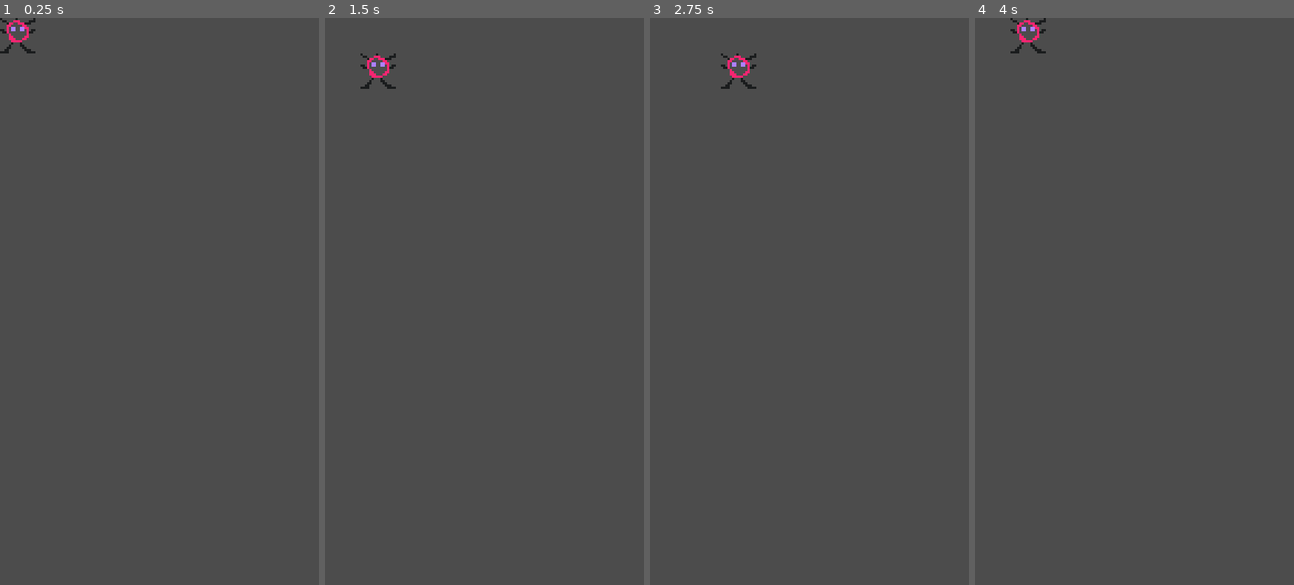
Above: before the commit, frames 1-4 (left to right).
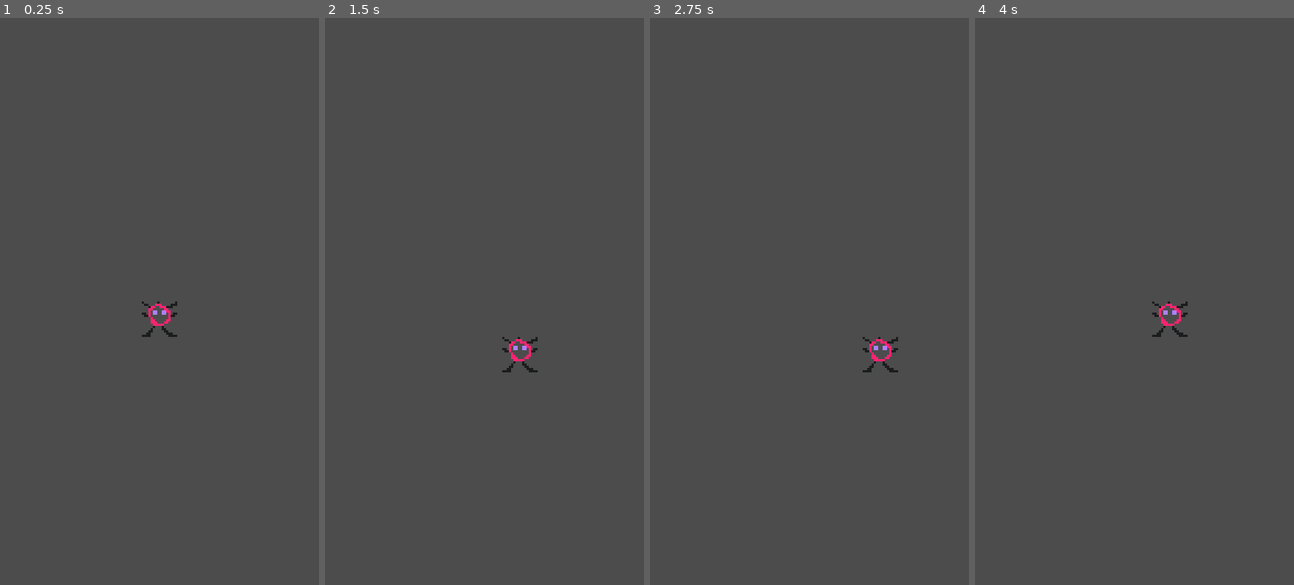
Above: after the commit, the same moments.

Repository: rivergillis/kinda-2048
Game: Godot game, scene res://Main.tscn
Two runs of this game, one before a commit and one after it. Both use one fixed random seed, a clock stepped at 60 frames per second and the inputs below.
Inputs:
- Up to frame 1 (0.25 s): no input
- Up to frame 2 (1.5 s): tap Enter at 0.5 s; hold Right (move_right) 0.53-1.28 s; tap Space at 1.25 s; hold Down (move_down) from 1.28 s (still down)
- Up to frame 3 (2.75 s): tap Enter at 2 s; release Down (move_down) at 2.03 s; hold Right (move_right) from 2.03 s (still down)
- Up to frame 4 (4 s): tap Space at 2.75 s; release Right (move_right) at 2.78 s; hold Up (move_up) 2.78-3.53 s; tap Enter at 3.5 s; hold Left (move_left) from 3.53 s (still down)

The runs differ from the first frame. In frame 1, 0.5% of the frame differs, in the area x 0-56%, y 0-57%; in frame 2, 0.5%; in frame 3, 0.5%; in frame 4, 0.5%.

Commit message:
Add tile padding

Diff:
--- a/scripts/Constants.gd
+++ b/scripts/Constants.gd
@@ -6,6 +6,15 @@
 const TILE_SIZE : int = 16
 const HALF_TILE : int = TILE_SIZE / 2
 
-# Number of tiles on the screen, counting the tiles uses for padding.
+# Number of tiles on the screen, counting the tiles used for padding.
 const SCREEN_TILES_HORIZ_UNPADDED : int = 9
 const SCREEN_TILES_VERT_UNPADDED : int = 16
+
+# Number of tiles uses for padding on each edge of the screen.
+const TILE_PADDING : int = 1
+
+# Number of tiles on the screen, not counting the tiles used for padding.
+const SCREEN_TILES_HORIZ : int = \
+		SCREEN_TILES_HORIZ_UNPADDED - (2 * TILE_PADDING)
+const SCREEN_TILES_VERT : int = \
+		SCREEN_TILES_VERT_UNPADDED - (2 * TILE_PADDING)
--- a/scripts/Player.gd
+++ b/scripts/Player.gd
@@ -4,10 +4,12 @@
 
 var current_tile: TileInfo = TileInfo.new()
 
+func _ready():
+	current_tile.x = Constants.SCREEN_TILES_HORIZ_UNPADDED / 2
+	current_tile.y = Constants.SCREEN_TILES_VERT_UNPADDED / 2
+
 # warning-ignore:unused_argument
 func _process(delta: float) -> void:
-	# TODO: Do everything in tile coords, then convert to world coords.
-
 	if Input.is_action_just_pressed("move_up"):
 		current_tile.y -= 1
 	elif Input.is_action_just_pressed("move_down"):
--- a/scripts/Utils.gd
+++ b/scripts/Utils.gd
@@ -8,20 +8,20 @@
 	return Vector2(tile.x * Constants.TILE_SIZE + Constants.HALF_TILE,
 			tile.y * Constants.TILE_SIZE + Constants.HALF_TILE)
 
-# Clamps tile to be within the bounds of the screen.
-# TODO: padding
+# Clamps tile to be within the bounds of the screen, including padding.
 static func clamp_tile_position(tile: TileInfo) -> TileInfo:
-	if tile.x < 0:
-		tile.x = 0
-	if tile.y < 0:
-		tile.y = 0
-	if tile.x >= Constants.SCREEN_TILES_HORIZ_UNPADDED:
-		tile.x = Constants.SCREEN_TILES_HORIZ_UNPADDED - 1
-	if tile.y >= Constants.SCREEN_TILES_VERT_UNPADDED:
-		tile.y = Constants.SCREEN_TILES_VERT_UNPADDED - 1
+	if tile.x < Constants.TILE_PADDING:
+		tile.x = Constants.TILE_PADDING
+	if tile.y < Constants.TILE_PADDING:
+		tile.y = Constants.TILE_PADDING
+	if tile.x >= Constants.SCREEN_TILES_HORIZ:
+		tile.x = Constants.SCREEN_TILES_HORIZ
+	if tile.y >= Constants.SCREEN_TILES_VERT:
+		tile.y = Constants.SCREEN_TILES_VERT
 	return tile
 
 # Converts a Vector2 position in pixels to a correspond screen-tile position.
+# warning-ignore:unused_argument
 static func px_to_screen_tile(px: Vector2) -> TileInfo:
 	# TODO
 	var tile = TileInfo.new()
